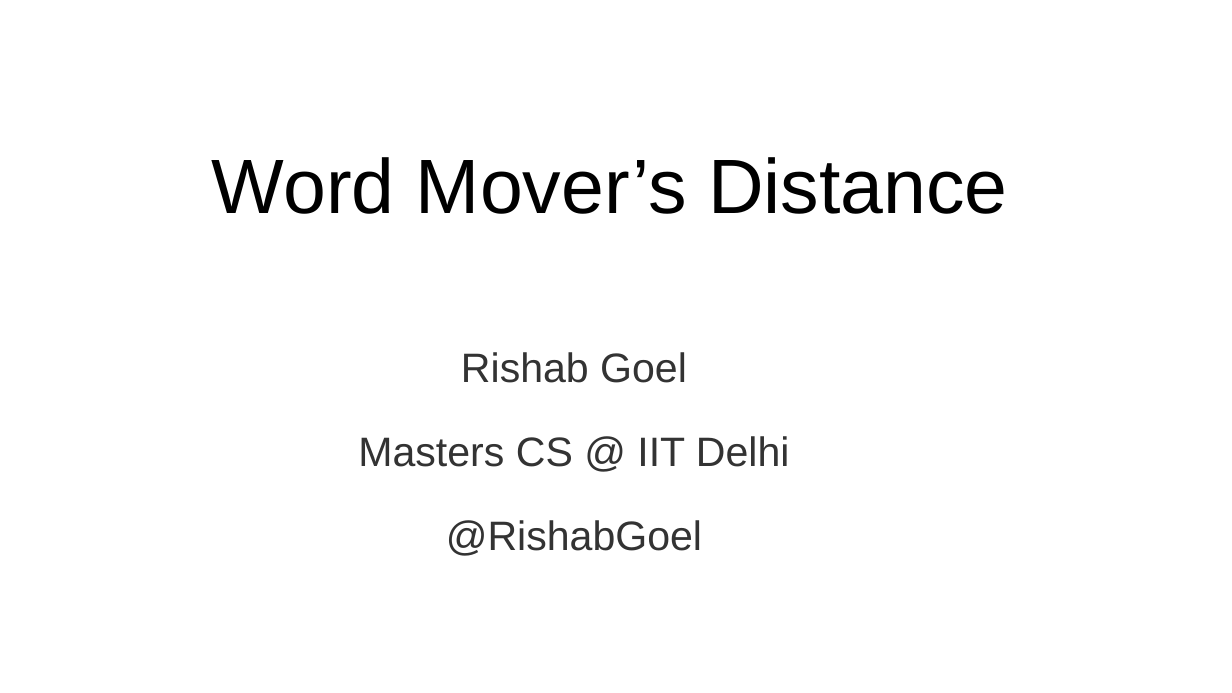
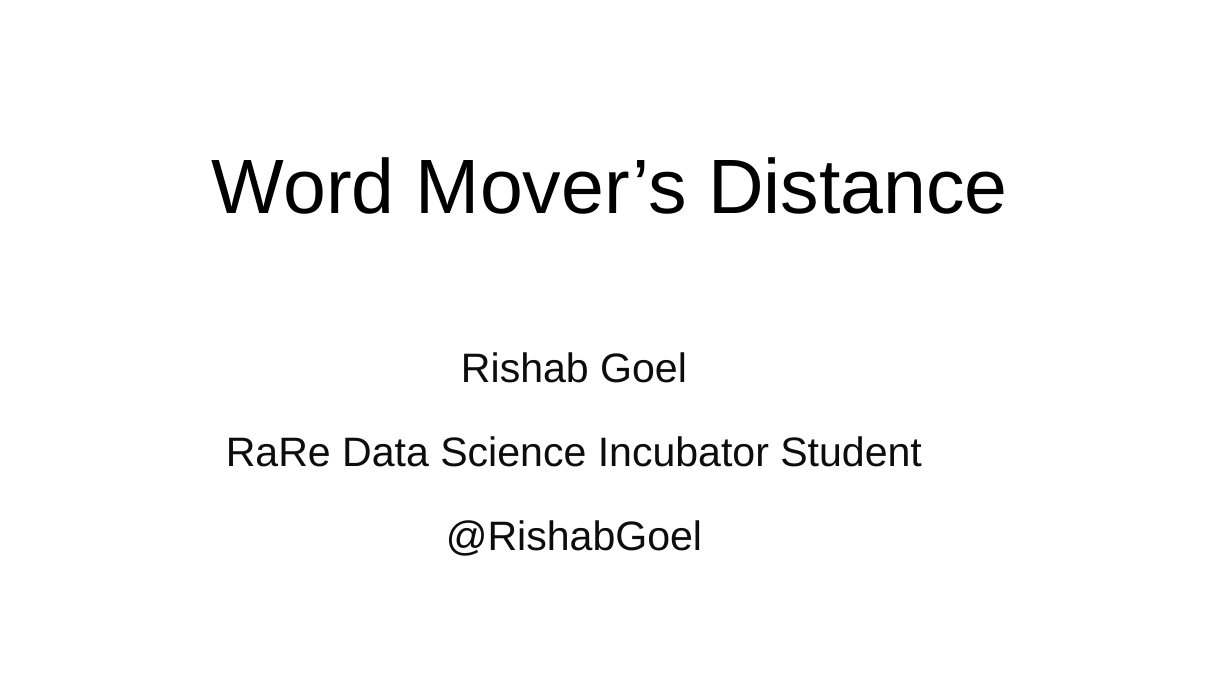
Before and after one commit to RishabGoel/pycon_india_slides, a slide deck: slide 1 of WMD_pycon_slides_2016.pptx. Drawn at 1232x693 pixels with LibreOffice and Linux fonts; fonts in the diff are those of the drawing. Boxes give left, top, right and bottom in pixels: in the first picture for what was removed or moved away, otherwise in the second. Text is boxed around its words. In the diff, an @@ line names an element or a change of style, - is before the commit and + after.

```diff
--- a/WMD_pycon_slides_2016.pptx
+++ b/WMD_pycon_slides_2016.pptx
@@ subtitle at (446, 352, 702, 556): text colour #333333 to #0D0D0D in "Rishab Goel", "@RishabGoel" @@
@@ subtitle at (226, 436, 921, 467): text changed; text colour #333333 to #0D0D0D @@
-Masters CS @ IIT Delhi
+RaRe Data Science Incubator Student
```
Also in this commit, not shown: 5 other slides changed, 1 slide added, 1 other file.
